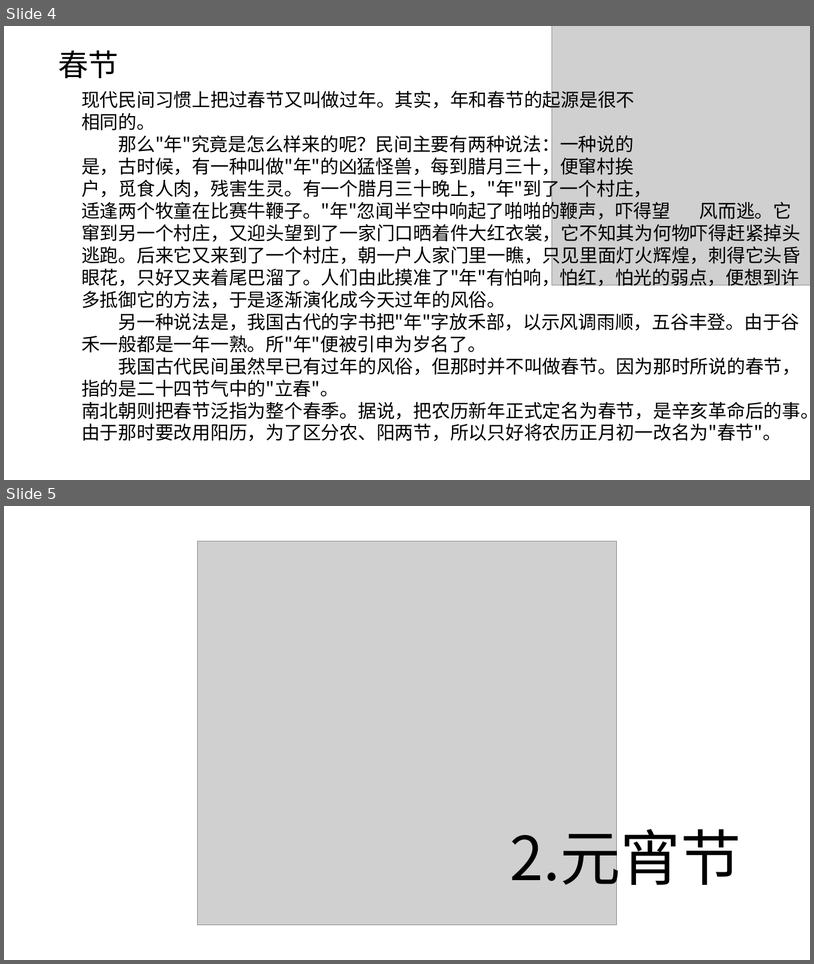
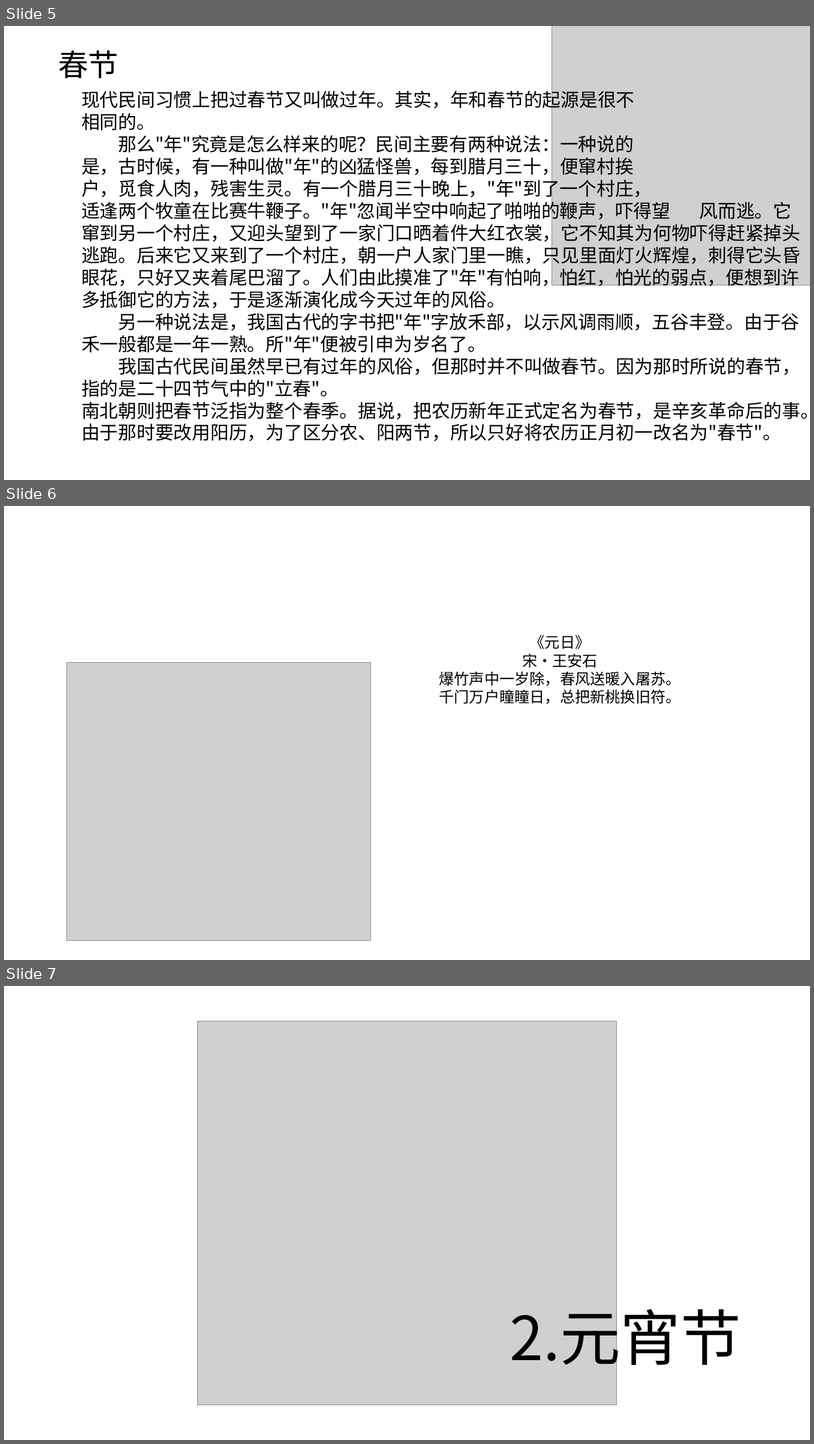
Before and after one commit to Eason2011/eason2011.github.io, a slide deck: docs/html/传统节日/中国传统节日.pptx. Shown one above the other, each under a label of ours: slides 4 and 5 before the commit, slides 5, 6 and 7 after it. The pictures are 814x964 and 814x1444 pixels, drawn with LibreOffice and Linux fonts; fonts in the diff are those of the drawing; grey boxes stand for pictures. Boxes give left, top, right and bottom in pixels: in the first picture for what was removed or moved away, otherwise in the second. Text is boxed around its words. In the diff, an @@ line names an element or a change of style, - is before the commit and + after.

```diff
--- a/docs/html/传统节日/中国传统节日.pptx
+++ b/docs/html/传统节日/中国传统节日.pptx
@@ slide 6 added at [4, 506, 810, 960], background #FFFFFF @@
@@ text added at [440, 635, 681, 704], 18 pt, text #000000 @@
+《元日》
+宋·王安石
+爆竹声中一岁除，春风送暖入屠苏。
+千门万户瞳瞳日，总把新桃换旧符。
@@ picture added at [67, 662, 371, 940] @@
@@ what was slide 4 is now slide 5 @@
@@ what was slide 5 is now slide 7 @@
```
Also in this commit, not shown: 1 slide changed, 8 other slides added.
